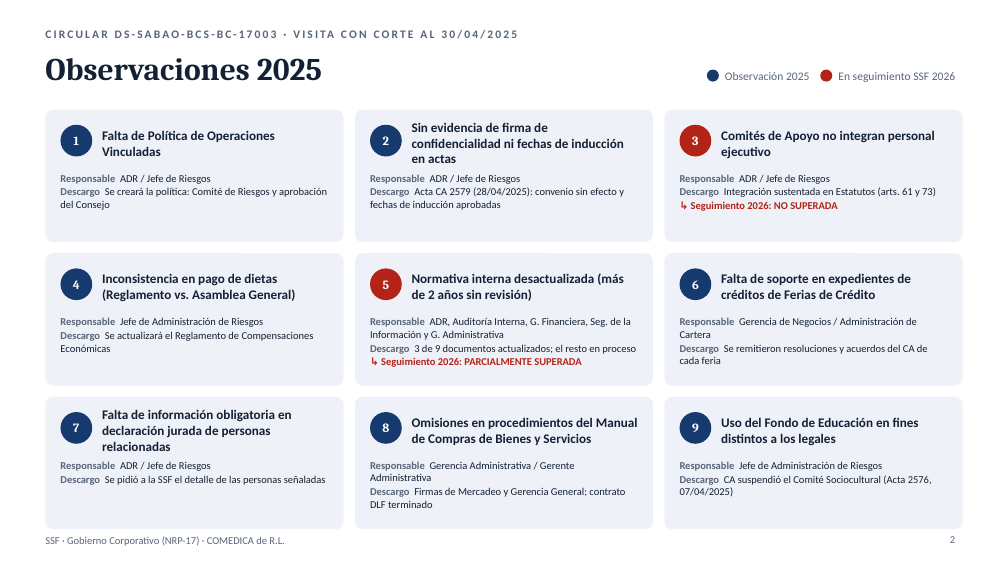
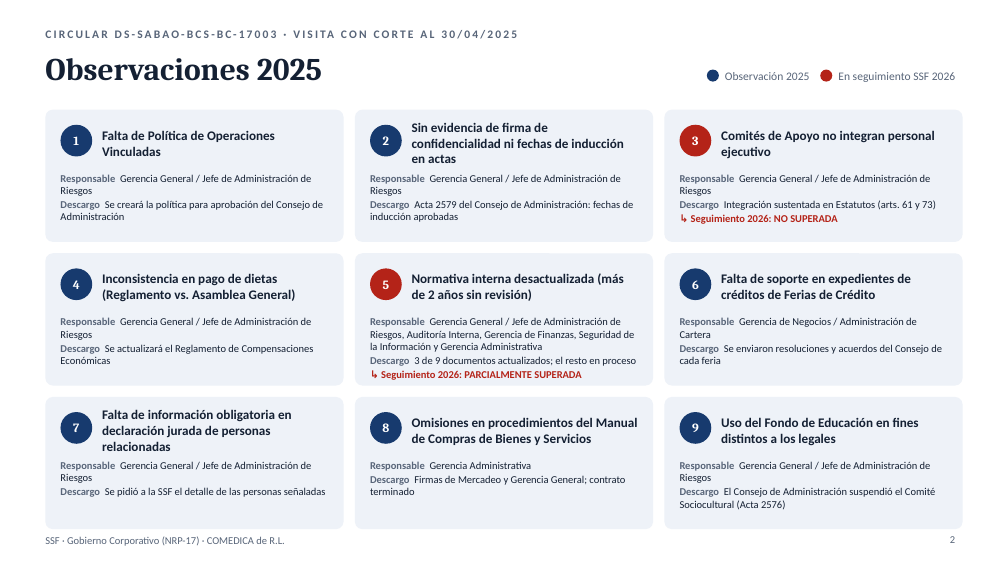
Before and after one commit to menjivar201280/riesgo, a slide deck: slide 2 of supervision-gobierno-corporativo/Supervision_GC_SSF_COMEDICA_2025-2026.pptx. Drawn at 1008x567 pixels with LibreOffice and Linux fonts; fonts in the diff are those of the drawing. Boxes give left, top, right and bottom in pixels: in the first picture for what was removed or moved away, otherwise in the second. Text is boxed around its words. In the diff, an @@ line names an element or a change of style, - is before the commit and + after.

```diff
--- a/supervision-gobierno-corporativo/Supervision_GC_SSF_COMEDICA_2025-2026.pptx
+++ b/supervision-gobierno-corporativo/Supervision_GC_SSF_COMEDICA_2025-2026.pptx
@@ text at (x1=60, y1=174, x2=323, y2=220): text changed @@
-Responsable ADR / Jefe de Riesgos
-Descargo Se creará la política: Comité de Riesgos y aprobación del Consejo
+Responsable Gerencia General / Jefe de Administración de Riesgos
+Descargo Se creará la política para aprobación del Consejo de Administración
@@ text at (x1=370, y1=174, x2=634, y2=222): text changed @@
-Responsable ADR / Jefe de Riesgos
-Descargo Acta CA 2579 (28/04/2025): convenio sin efecto y fechas de inducción aprobadas
+Responsable Gerencia General / Jefe de Administración de Riesgos
+Descargo Acta 2579 del Consejo de Administración: fechas de inducción aprobadas
@@ text at (x1=680, y1=174, x2=931, y2=196): text changed @@
-Responsable ADR / Jefe de Riesgos
+Responsable Gerencia General / Jefe de Administración de Riesgos
@@ text at (x1=60, y1=317, x2=312, y2=340): text changed @@
-Responsable Jefe de Administración de Riesgos
+Responsable Gerencia General / Jefe de Administración de Riesgos
@@ text at (x1=370, y1=317, x2=635, y2=352): text changed @@
-Responsable ADR, Auditoría Interna, G. Financiera, Seg. de la Información y G. Administrativa
+Responsable Gerencia General / Jefe de Administración de Riesgos, Auditoría Interna, Gerencia de Finanzas, Seguridad de la Información y Gerencia Administrativa
@@ text at (x1=680, y1=344, x2=942, y2=364): text changed @@
-Descargo Se remitieron resoluciones y acuerdos del CA de cada feria
+Descargo Se enviaron resoluciones y acuerdos del Consejo de cada feria
@@ text at (x1=60, y1=461, x2=312, y2=483): text changed @@
-Responsable ADR / Jefe de Riesgos
+Responsable Gerencia General / Jefe de Administración de Riesgos
@@ text at (x1=370, y1=461, x2=625, y2=495): text changed @@
-Responsable Gerencia Administrativa / Gerente Administrativa
-Descargo Firmas de Mercadeo y Gerencia General; contrato DLF terminado
+Responsable Gerencia Administrativa
+Descargo Firmas de Mercadeo y Gerencia General; contrato terminado
@@ text at (x1=680, y1=461, x2=935, y2=510): text changed @@
-Responsable Jefe de Administración de Riesgos
-Descargo CA suspendió el Comité Sociocultural (Acta 2576, 07/04/2025)
+Responsable Gerencia General / Jefe de Administración de Riesgos
+Descargo El Consejo de Administración suspendió el Comité Sociocultural (Acta 2576)
```
Also in this commit, not shown: 2 other slides changed, 1 other file.
